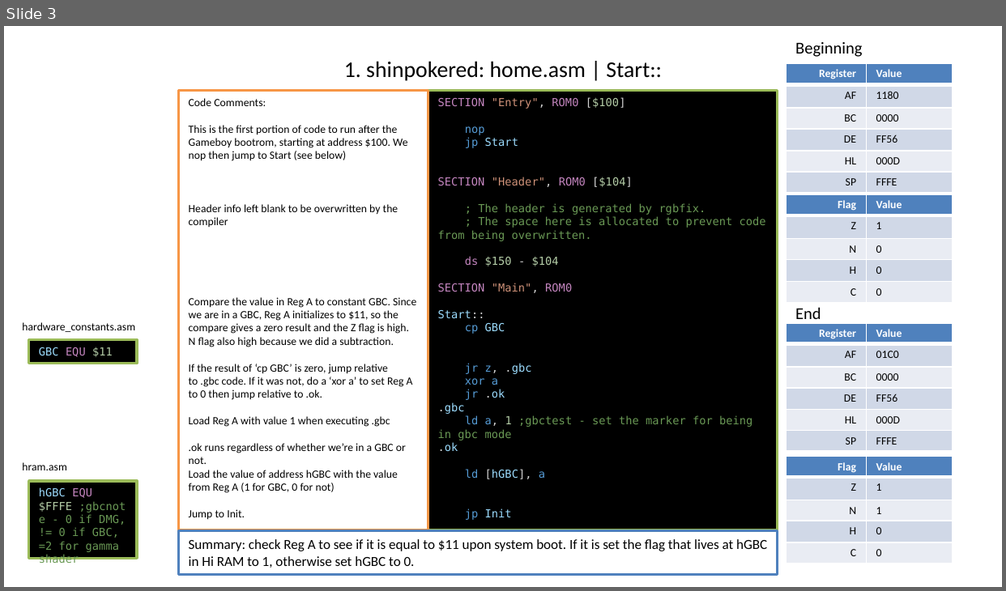
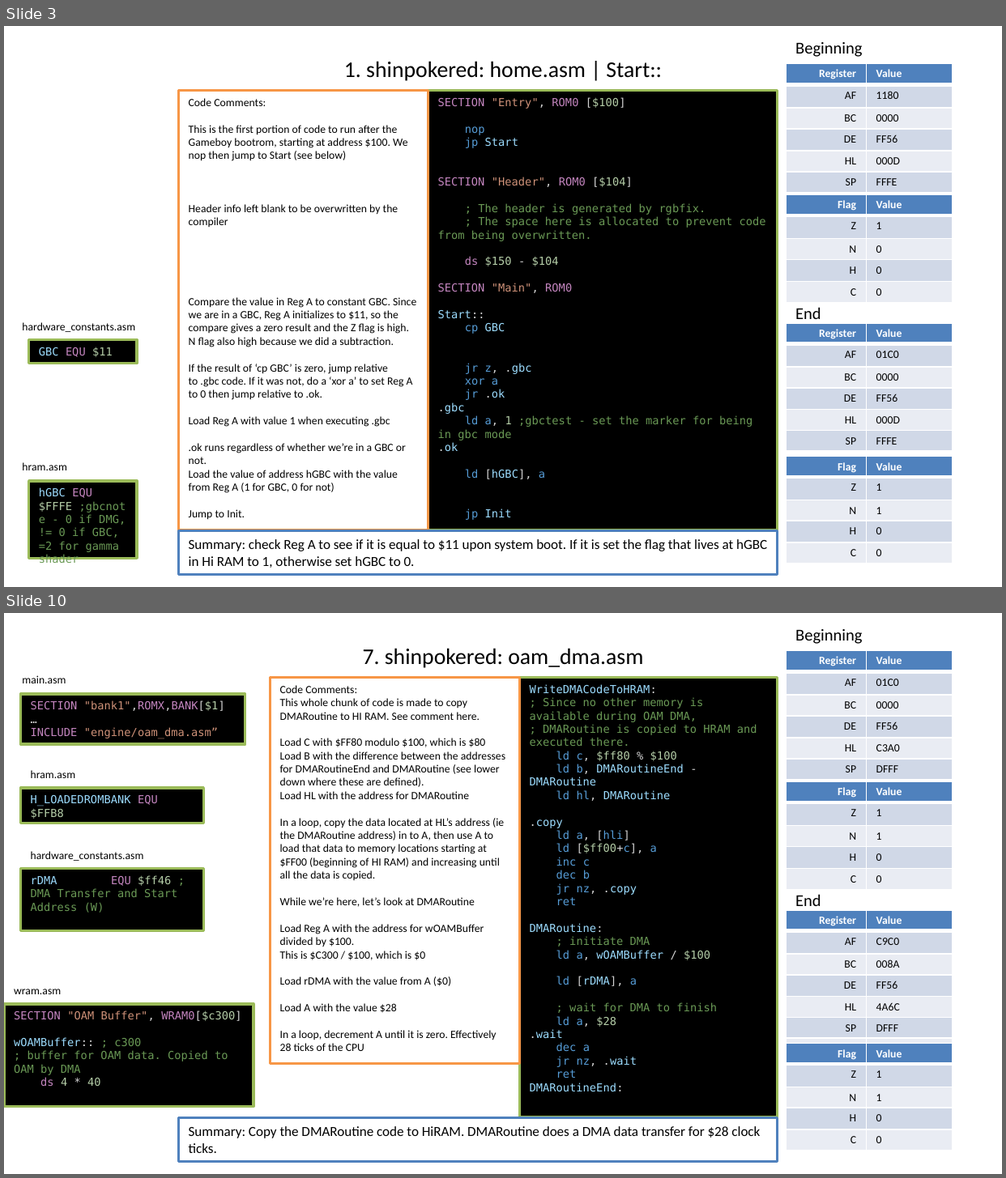
Before and after one commit to timweilert/DK94_Color, a slide deck: SGB_TO_GBC.pptx. Shown one above the other, each under a label of ours: slide 3 before the commit, slides 3 and 10 after it; the slides between them are not shown. The pictures are 1006x591 and 1006x1178 pixels, drawn with LibreOffice and Linux fonts; fonts in the diff are those of the drawing. Boxes give left, top, right and bottom in pixels: in the first picture for what was removed or moved away, otherwise in the second. Text is boxed around its words. In the diff, an @@ line names an element or a change of style, - is before the commit and + after.

Commit message:
Further along in the shinpokered trace through. This new powerpoint approach seems to be a solid way to go.

```diff
--- a/SGB_TO_GBC.pptx
+++ b/SGB_TO_GBC.pptx
@@ slide 10 added at <box>4,613,1002,1174</box>, background #FFFFFF @@
@@ text added at <box>795,629,862,644</box>, 12 pt, text #000000 @@
+Beginning
@@ title added at <box>363,648,643,668</box>, 16.2 pt, text #000000 @@
+7. shinpokered: oam_dma.asm
@@ table added at <box>786,651,952,779</box>, 6 rows, 2 columns @@
+Register | Value
+AF | 01C0
+BC | 0000
+DE | FF56
+HL | C3A0
+SP | DFFF
@@ text added at <box>22,675,66,683</box>, 8 pt, text #000000 @@
+main.asm
@@ rectangle added at <box>270,678,520,1064</box>, fill #FFFFFF, outline #F79646 2 pt, 8 pt, text #000000 @@
+Code Comments:
+This whole chunk of code is made to copy DMARoutine to HI RAM. See comment here.
+Load C with $FF80 modulo $100, which is $80
+Load B with the difference between the addresses for DMARoutineEnd and DMARoutine (see lower down where these are defined).
+Load HL with the address for DMARoutine
+In a loop, copy the data located at HL’s address (ie the DMARoutine address) in to A, then use A to load that data to memory locations starting at $FF00 (beginning of HI RAM) and increasing until all the data is copied.
+While we’re here, let’s look at DMARoutine
+Load Reg A with the address for wOAMBuffer divided by $100.
+This is $C300 / $100, which is $0
+Load rDMA with the value from A ($0)
+Load A with the value $28
+In a loop, decrement A until it is zero. Effectively 28 ticks of the CPU
@@ rectangle added at <box>520,678,778,1118</box>, fill #000000, outline #9BBB59 2 pt, 8 pt, text #6A9955 @@
+WriteDMACodeToHRAM:
+; Since no other memory is available during OAM DMA,
+; DMARoutine is copied to HRAM and executed there.
+ld c, $ff80 % $100
+ld b, DMARoutineEnd - DMARoutine
+ld hl, DMARoutine
+.copy
+ld a, [hli]
+ld [$ff00+c], a
+inc c
+dec b
+jr nz, .copy
+ret
+DMARoutine:
+; initiate DMA
+ld a, wOAMBuffer / $100
+ld [rDMA], a
+; wait for DMA to finish
+ld a, $28
+.wait
+dec a
+jr nz, .wait
+ret
+DMARoutineEnd:
@@ rectangle added at <box>21,694,245,743</box>, fill #000000, outline #9BBB59 2 pt, 8 pt, text #CE9178 @@
+SECTION "bank1",ROMX,BANK[$1]
+…
+INCLUDE "engine/oam_dma.asm”
@@ text added at <box>31,770,76,778</box>, 8 pt, text #000000 @@
+hram.asm
@@ table added at <box>786,781,952,888</box>, 5 rows, 2 columns @@
+Flag | Value
+Z | 1
+N | 1
+H | 0
+C | 0
@@ rectangle added at <box>21,788,203,823</box>, fill #000000, outline #9BBB59 2 pt, 8 pt, text #9CDCFE @@
+H_LOADEDROMBANK EQU $FFB8
@@ text added at <box>31,851,144,861</box>, 8 pt, text #000000 @@
+hardware_constants.asm
@@ rectangle added at <box>21,868,203,931</box>, fill #000000, outline #9BBB59 2 pt, 8 pt, text #6A9955 @@
+rDMA EQU $ff46 ; DMA Transfer and Start Address (W)
@@ text added at <box>795,894,821,906</box>, 12 pt, text #000000 @@
+End
@@ table added at <box>786,910,952,1059</box>, 7 rows, 2 columns @@
+Register | Value
+AF | C9C0
+BC | 008A
+DE | FF56
+HL | 4A6C
+SP | DFFF
+ | 
@@ text added at <box>14,989,61,995</box>, 8 pt, text #000000 @@
+wram.asm
@@ rectangle added at <box>4,1004,253,1107</box>, fill #000000, outline #9BBB59 2 pt, 8 pt, text #6A9955 @@
+SECTION "OAM Buffer", WRAM0[$c300]
+wOAMBuffer:: ; c300
+; buffer for OAM data. Copied to OAM by DMA
+ds 4 * 40
@@ table added at <box>786,1043,952,1150</box>, 5 rows, 2 columns @@
+Flag | Value
+Z | 1
+N | 1
+H | 0
+C | 0
@@ rectangle added at <box>179,1118,778,1162</box>, fill #FFFFFF, outline #4F81BD 2 pt, 10 pt, text #000000 @@
+Summary: Copy the DMARoutine code to HiRAM. DMARoutine does a DMA data transfer for $28 clock ticks.
```
Also in this commit, not shown: 1 slide changed, 6 other slides added.
